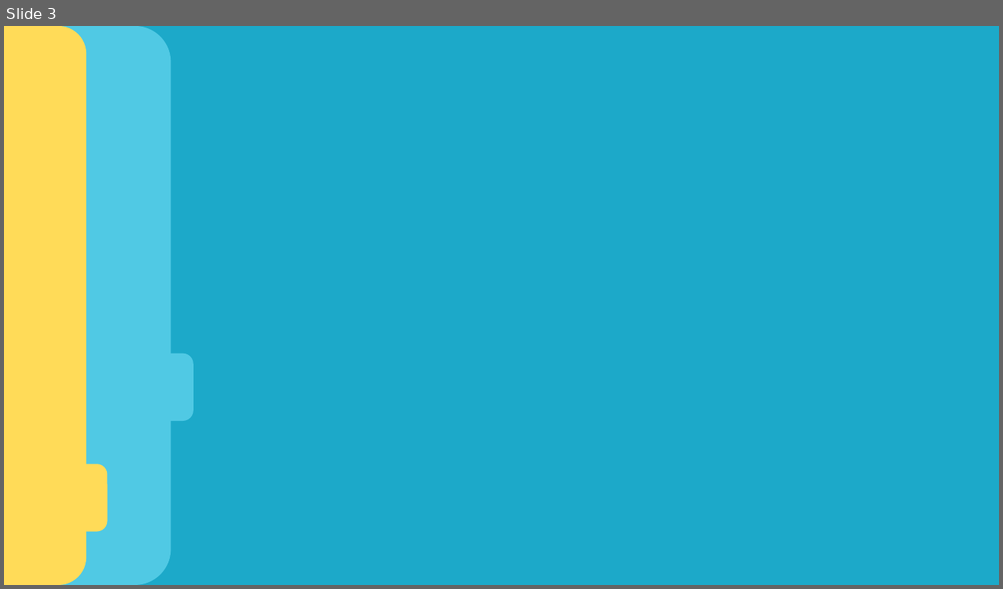
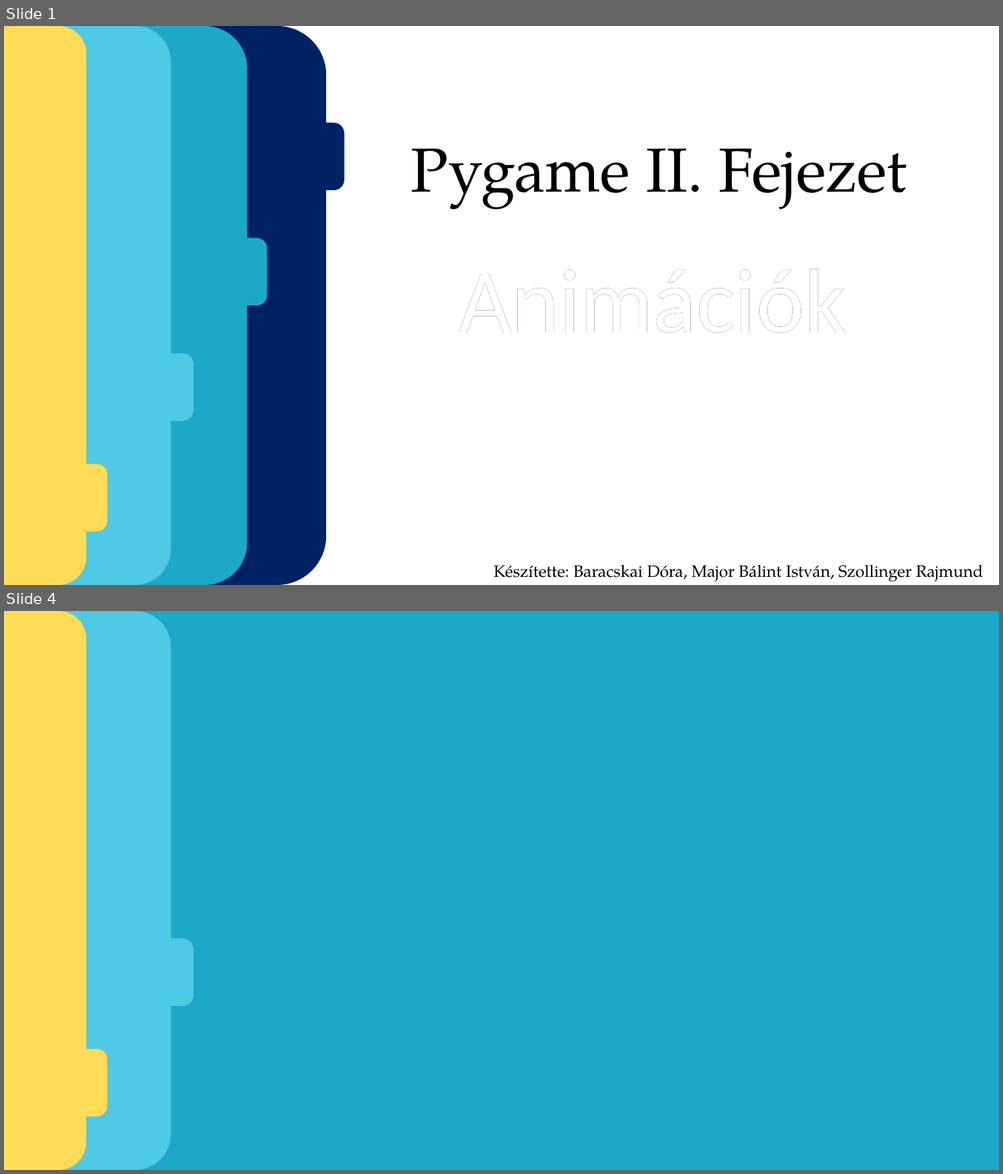
Before and after one commit to majorbalintistvan/pygame_html-ppt, a slide deck: powerpoint.pptx. Shown one above the other, each under a label of ours: slide 3 before the commit, slides 1 and 4 after it; the slides between them are not shown. The pictures are 1003x589 and 1003x1174 pixels, drawn with LibreOffice and Linux fonts; fonts in the diff are those of the drawing; background and template pictures are left out. Boxes give left, top, right and bottom in pixels: in the first picture for what was removed or moved away, otherwise in the second. Text is boxed around its words. In the diff, an @@ line names an element or a change of style, - is before the commit and + after.

```diff
--- a/powerpoint.pptx
+++ b/powerpoint.pptx
@@ slide 1 added at box(4, 26, 999, 585), background #FFFFFF @@
@@ rounded rectangle added at box(4, 26, 247, 585), fill #1CA9C9 @@
@@ rounded rectangle added at box(4, 26, 171, 585), fill #50C9E4 @@
@@ rounded rectangle added at box(4, 26, 86, 585), fill #FFDB58 @@
@@ rounded rectangle added at box(31, 26, 327, 585), fill #002163 @@
@@ rounded rectangle added at box(281, 123, 344, 191), fill #002163 @@
@@ text added at box(411, 148, 907, 210), 60 pt, text #000000 @@
+Pygame II. Fejezet
@@ rounded rectangle added at box(204, 238, 267, 306), fill #1CA9C9 @@
@@ text added at box(359, 238, 945, 356), 88 pt, text none @@
+Animációk
@@ text added at box(459, 269, 845, 333), 88 pt, text #000000 @@
+Animációk
@@ rounded rectangle added at box(130, 354, 193, 421), fill #50C9E4 @@
@@ rounded rectangle added at box(43, 465, 107, 533), fill #FFDB58 @@
@@ text added at box(493, 565, 983, 582), 16 pt, text #000000 @@
+Készítette: Baracskai Dóra, Major Bálint István, Szollinger Rajmund
@@ what was slide 3 is now slide 4 @@
```
Also in this commit, not shown: 2 slides changed, 2 other slides added, 2 slides removed.
